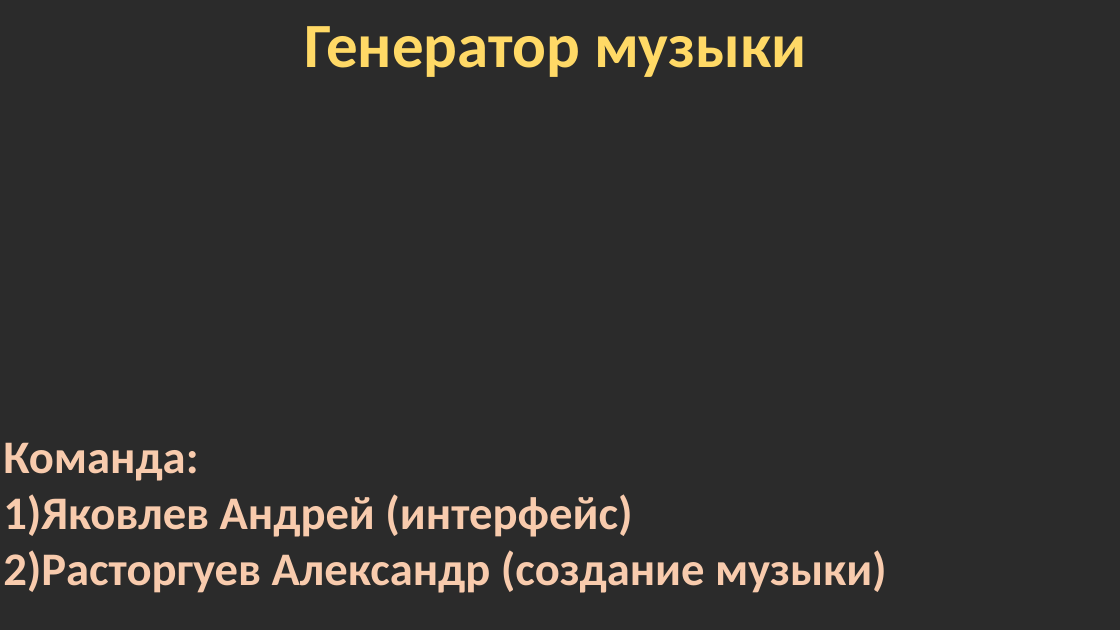
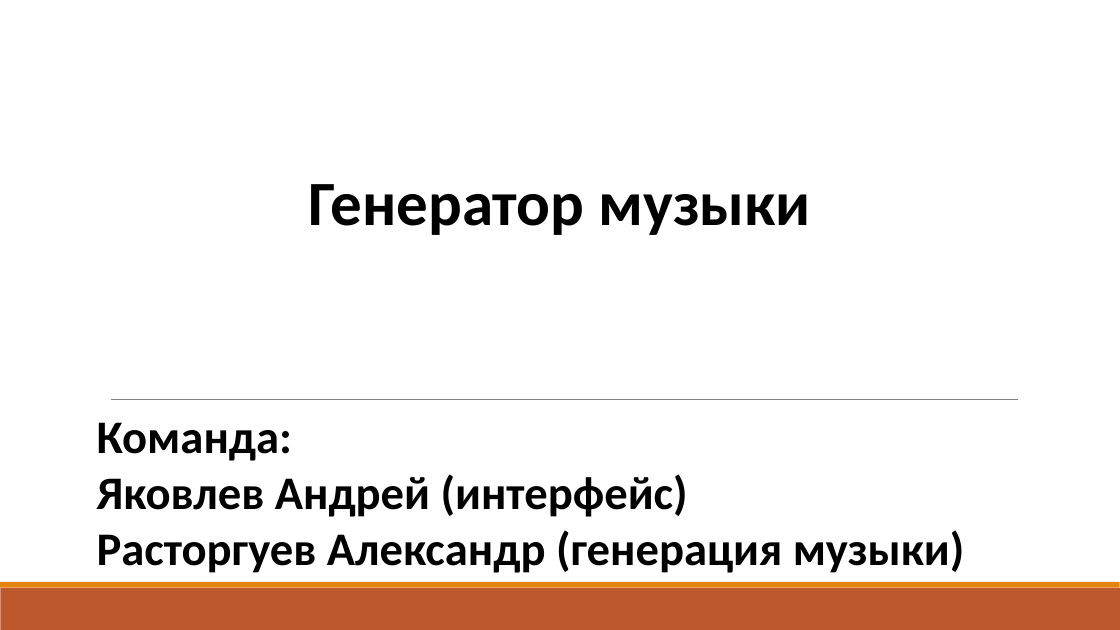
Before and after one commit to A-lex-Ra/python-simple-musicgen, a slide deck: slide 1 of Презентация1.pptx. Drawn at 1120x630 pixels with LibreOffice and Linux fonts; fonts in the diff are those of the drawing; background and template pictures are left out; a plain dark background stands for a picture behind light text. Boxes give left, top, right and bottom in pixels: in the first picture for what was removed or moved away, otherwise in the second. Text is boxed around its words. In the diff, an @@ line names an element or a change of style, - is before the commit and + after.

```diff
--- a/Презентация1.pptx
+++ b/Презентация1.pptx
@@ background picture (left out) to #FFFFFF @@
@@ text "Генератор музыки": place and size @@
-text "Генератор музыки" at <box>304,26,806,77</box>
+text "Генератор музыки" at <box>309,184,811,235</box>
@@ text "Генератор музыки" at <box>309,184,811,235</box>: text colour #FFD966 to #000000, letter outline #ED7D31 1.75 pt to #BD582C 1.75 pt @@
@@ text "Команда:": place and size @@
-text "Команда:" at <box>3,442,887,593</box>
+text "Команда:" at <box>97,422,965,573</box>
@@ line added from (111, 399) to (1018, 399), #808080 0.5 pt @@
@@ text at <box>97,422,292,461</box>: text colour #F8CBAD to #000000, letter outline #ED7D31 1.75 pt to #BD582C 1.75 pt in "Команда:" @@
@@ text at <box>97,474,965,573</box>: text changed; text colour #F8CBAD to #000000 @@
-1)Яковлев Андрей (интерфейс)
-2)Расторгуев Александр (создание музыки)
+Яковлев Андрей (интерфейс)
+Расторгуев Александр (генерация музыки)
@@ rectangle added at <box>0,588,1120,630</box>, fill #BD582C @@
@@ rectangle added at <box>0,582,1120,588</box>, fill #E48312 @@
```
Also in this commit, not shown: 2 other slides changed, 2 slides added, 3 slides removed.
